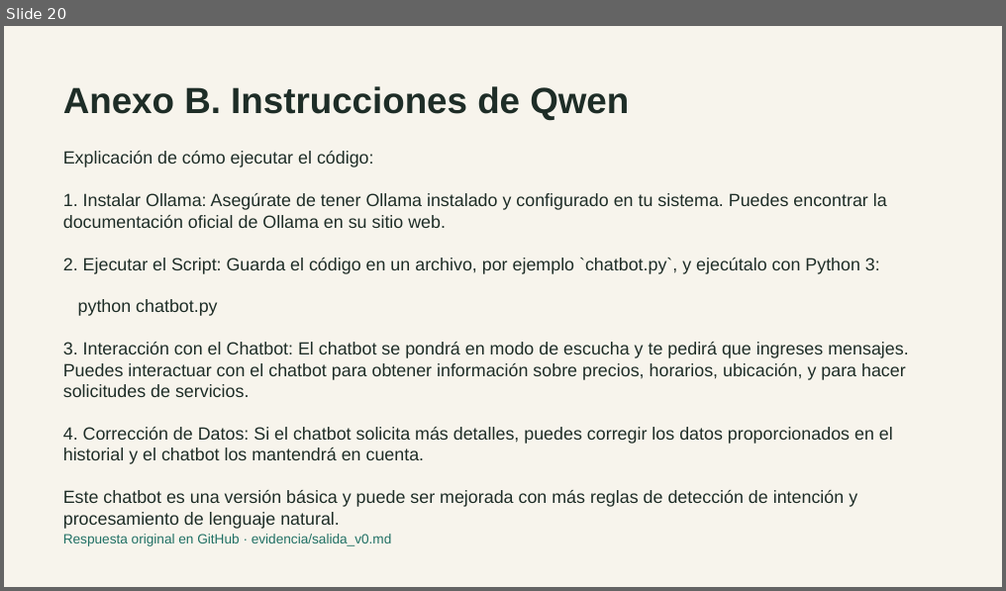
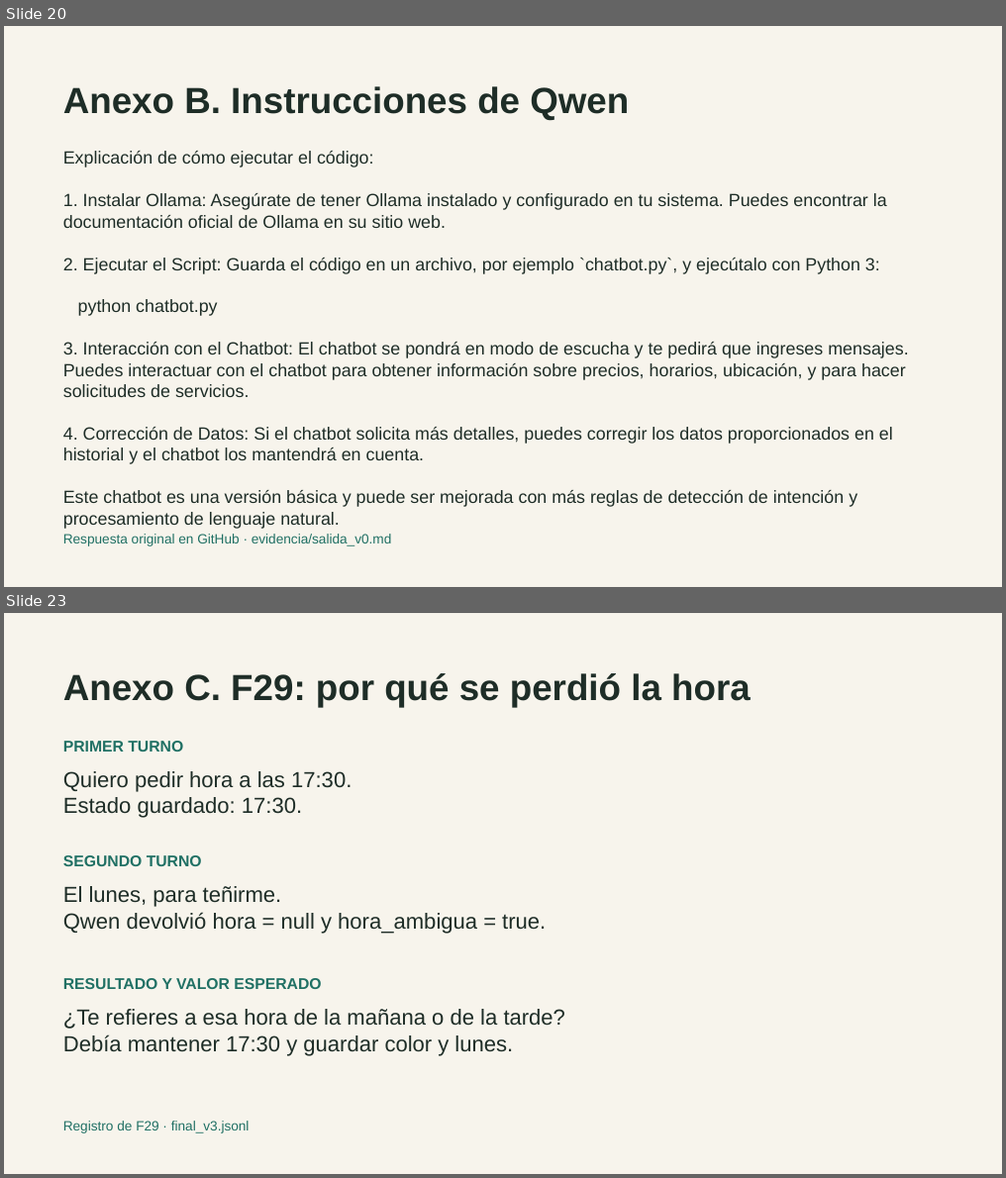
Before and after one commit to skratttt/langchi-peluqueria, a slide deck: presentacion/Defensa_LangChi.pptx. Shown one above the other, each under a label of ours: slide 20 before the commit, slides 20 and 23 after it; the slides between them are not shown. The pictures are 1006x591 and 1006x1178 pixels, drawn with LibreOffice and Linux fonts; fonts in the diff are those of the drawing. Boxes give left, top, right and bottom in pixels: in the first picture for what was removed or moved away, otherwise in the second. Text is boxed around its words. In the diff, an @@ line names an element or a change of style, - is before the commit and + after.

```diff
--- a/presentacion/Defensa_LangChi.pptx
+++ b/presentacion/Defensa_LangChi.pptx
@@ slide 23 added at [4,613,1002,1174], background #F7F4EC @@
@@ text added at [63,673,750,707], 35 pt, text #1E2D27, bold @@
+Anexo C. F29: por qué se perdió la hora
@@ text added at [63,741,183,752], 15 pt, text #207064, bold @@
+PRIMER TURNO
@@ text added at [63,771,351,818], 21 pt, text #1E2D27 @@
+Quiero pedir hora a las 17:30.
+Estado guardado: 17:30.
@@ text added at [63,856,202,866], 15 pt, text #207064, bold @@
+SEGUNDO TURNO
@@ text added at [63,886,546,934], 21 pt, text #1E2D27 @@
+El lunes, para teñirme.
+Qwen devolvió hora = null y hora_ambigua = true.
@@ text added at [63,978,321,989], 15 pt, text #207064, bold @@
+RESULTADO Y VALOR ESPERADO
@@ text added at [63,1009,566,1057], 21 pt, text #1E2D27 @@
+¿Te refieres a esa hora de la mañana o de la tarde?
+Debía mantener 17:30 y guardar color y lunes.
@@ text added at [63,1121,250,1134], 13 pt, text #207064 @@
+Registro de F29 · final_v3.jsonl
```
Also in this commit, not shown: 2 other slides added, 1 other file.
